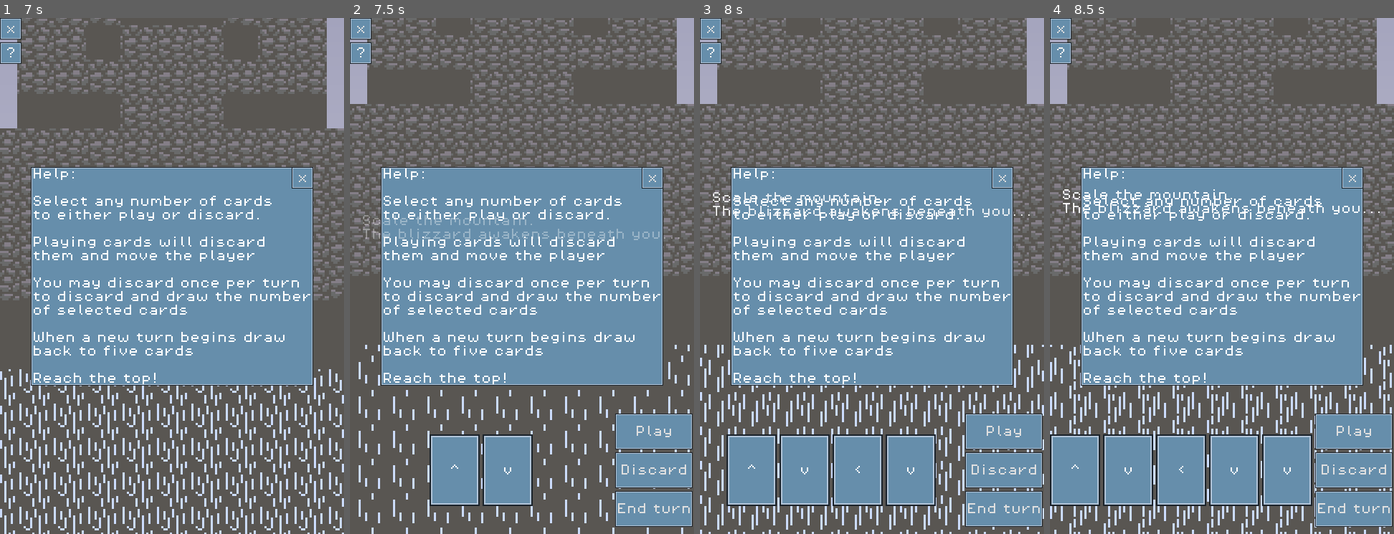
Above: before the commit, frames 1-4 (left to right).
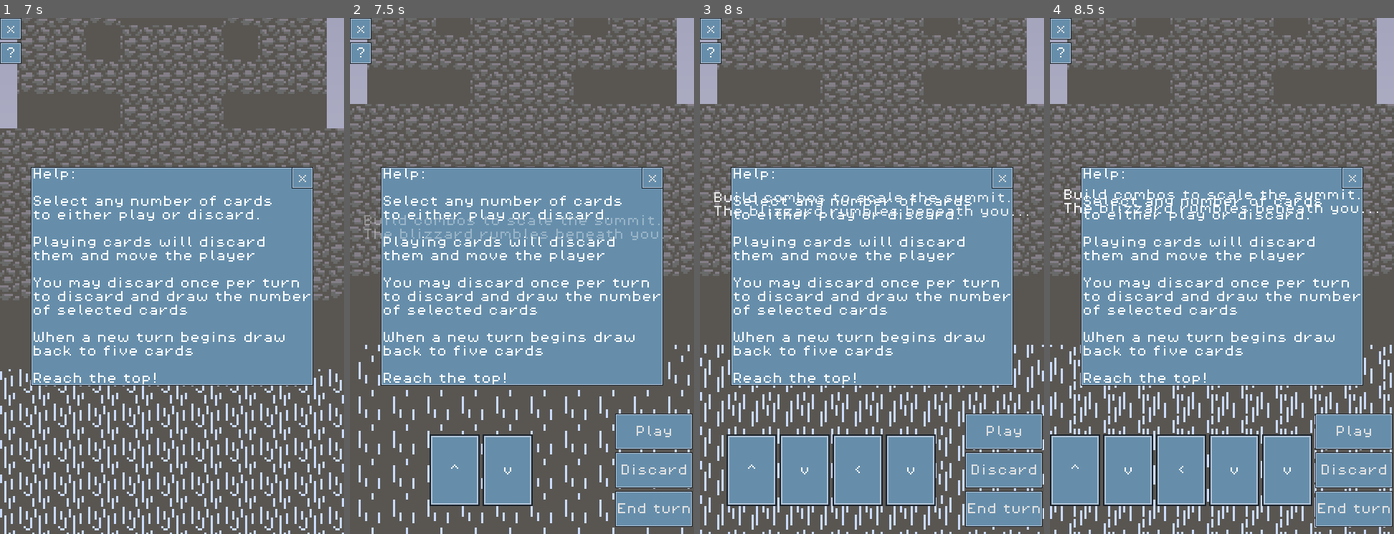
Above: after the commit, the same moments.

Repository: cbouwense/Scale-the-Summit
Game: Godot game, scene res://scenes/main_menu.tscn
The game is run twice, just before and just after one commit, with the same random seed, the same clock (stepped at 60 frames per second) and the same inputs.
Inputs:
- Up to frame 1 (7 s): click "PLAY" at 0.5 s; click "?" at 1.25 s; click "?" at 2 s; click "?" at 2.75 s
- Up to frame 2 (7.5 s): click "Play" at 7.25 s
- Up to frame 3 (8 s): no input
- Up to frame 4 (8.5 s): click "Play" at 8 s

Frame 1 is identical in both runs. In frame 2, 0.9% of the frame differs, in the area x 3-96%, y 38-44%; in frame 3, 0.8%; in frame 4, 0.9%.

Commit message:
updated copy

Diff:
--- a/scripts/player.gd
+++ b/scripts/player.gd
@@ -14,16 +14,16 @@
 		var text: String
 		if position.y > -80:
 			new_level = 1
-			text = "Scale the mountain.\nThe blizzard awakens beneath you..."
+			text = "Build combos to scale the summit.\nThe blizzard rumbles beneath you..."
 		elif position.y > -240:
 			new_level = 2
-			text = "Reached level 2!\nThe blizzard now doubles its pace..."
+			text = "Reached level 2!\nThe blizzard approaches..."
 		elif position.y > -416:
 			new_level = 3
-			text = "Reached level 3!\nThe blizzard has tripled its pace..."
+			text = "Reached level 3!\nThe blizzard doubles it pace..."
 		elif position.y > 576:
 			new_level = 4
-			text = "Reached level 4!\nThe blizzard cometh..."
+			text = "Reached level 4!\nGood luck..."
 		else:
 			print("win")
 
Not shown, changed: out/index.html
Not shown, changed: out/index.pck
